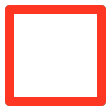
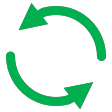
Layers edited between the first and the second 112 x 112 image:
showed "Pasted Layer #3", moved it above "Pasted Layer #5", painted on it over (5, 3, 106, 110)
hid "Pasted Layer" over (5, 5, 106, 106)
